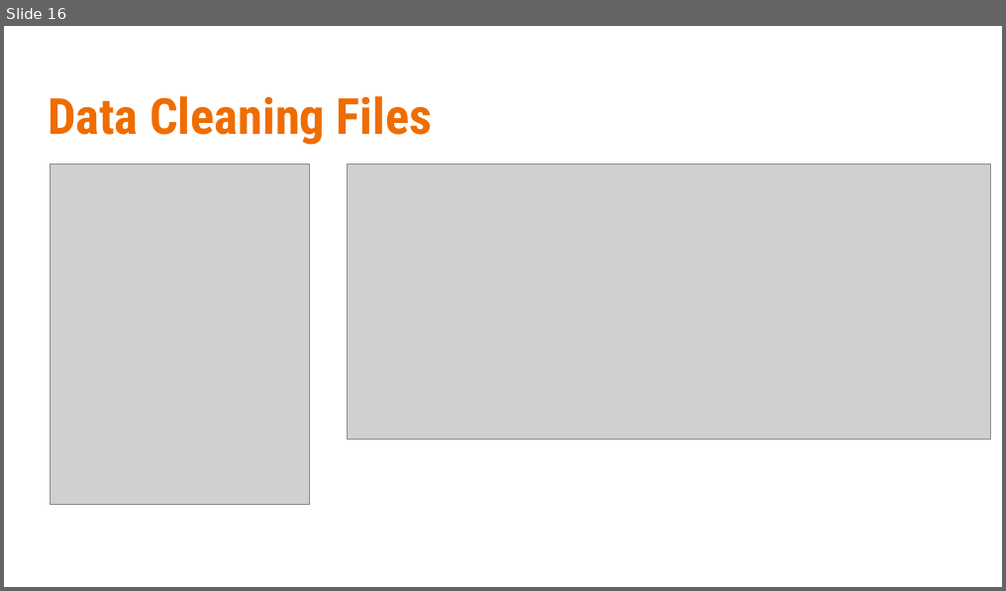
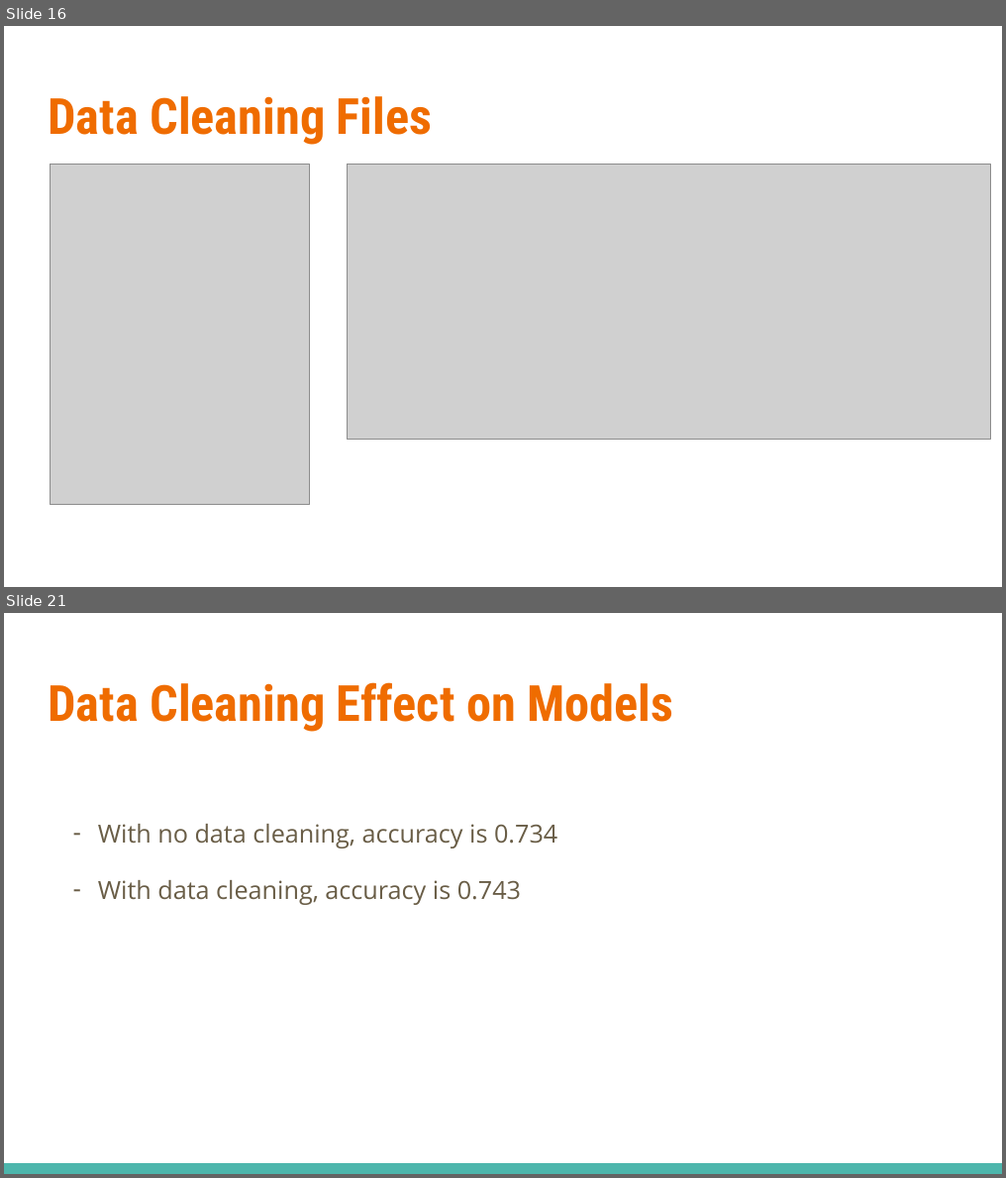
Before and after one commit to bluegrapes/DAT8Coursework, a slide deck: project2/What’s Cooking.pptx. Shown one above the other, each under a label of ours: slide 16 before the commit, slides 16 and 21 after it; the slides between them are not shown. The pictures are 1006x591 and 1006x1178 pixels, drawn with LibreOffice and Linux fonts; fonts in the diff are those of the drawing; grey boxes stand for pictures. Boxes give left, top, right and bottom in pixels: in the first picture for what was removed or moved away, otherwise in the second. Text is boxed around its words. In the diff, an @@ line names an element or a change of style, - is before the commit and + after.

```diff
--- a/project2/What’s Cooking.pptx
+++ b/project2/What’s Cooking.pptx
@@ slide 21 added at (x1=4, y1=613, x2=1002, y2=1174), background #FFFFFF @@
@@ title added at (x1=48, y1=682, x2=674, y2=732), 36 pt, text #EF6C00, bold @@
+Data Cleaning Effect on Models
@@ text added at (x1=98, y1=824, x2=557, y2=905), 18 pt, text #695D46 @@
+– With no data cleaning, accuracy is 0.734
+– With data cleaning, accuracy is 0.743
@@ rectangle added at (x1=4, y1=1163, x2=1002, y2=1174), fill #4DB6AC @@
```
Also in this commit, not shown: 24 slides changed, 2 other slides added, 10 slides removed, 1 other file.
